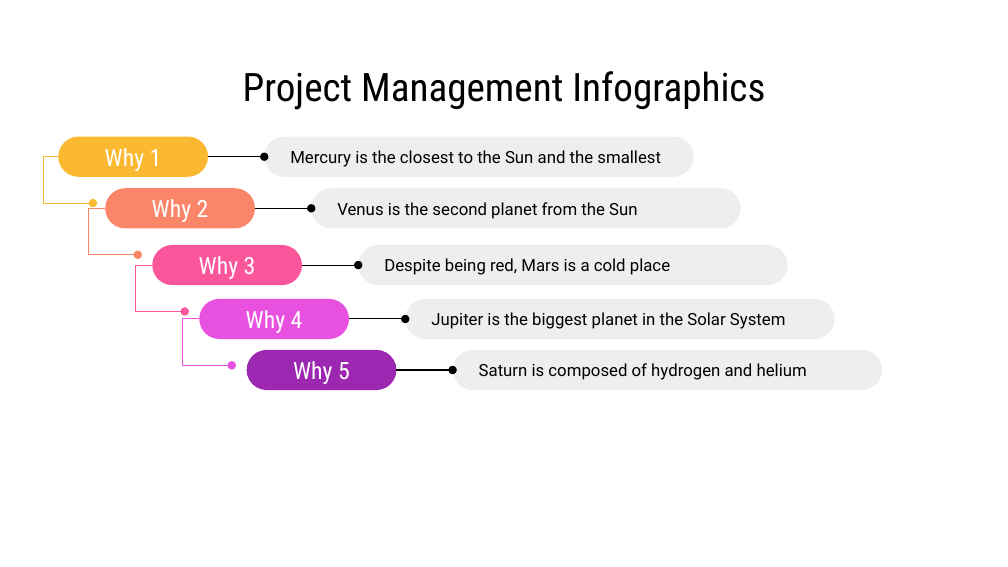
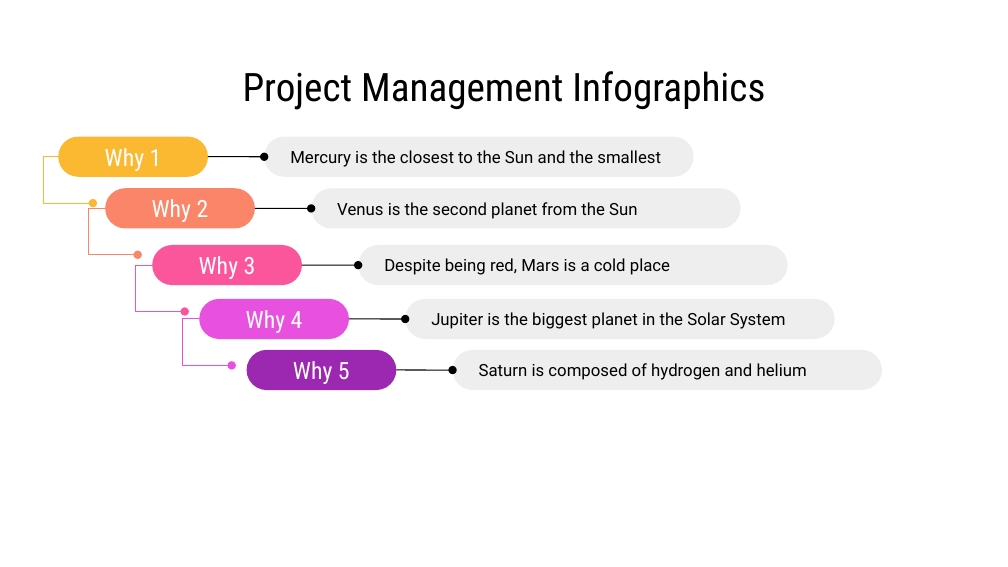
Before and after one commit to marianomorel/maestria-repo, a slide deck: slide 32 of Concurso - TIA - Regular/INFOGRAFIA - CONCURSO - MARIANO MOREL.pptx (slide 26 before the commit). Drawn at 1008x567 pixels with LibreOffice and Linux fonts; fonts in the diff are those of the drawing. Boxes give left, top, right and bottom in pixels: in the first picture for what was removed or moved away, otherwise in the second. Text is boxed around its words. In the diff, an @@ line names an element or a change of style, - is before the commit and + after.

```diff
--- a/Concurso - TIA - Regular/INFOGRAFIA - CONCURSO - MARIANO MOREL.pptx
+++ b/Concurso - TIA - Regular/INFOGRAFIA - CONCURSO - MARIANO MOREL.pptx
@@ arrow removed from (302, 265) to (358, 265) @@
@@ freeform shape added at bbox=[302, 265, 359, 265], outline #000000 0.75 pt @@
@@ arrow removed from (349, 319) to (405, 319) @@
@@ freeform shape added at bbox=[349, 319, 405, 319], outline #000000 0.75 pt @@
@@ arrow removed from (396, 370) to (453, 370) @@
@@ freeform shape added at bbox=[396, 370, 453, 370], outline #000000 0.75 pt @@
```
Also in this commit, not shown: 37 other slides changed, 6 slides added, 7 other files.
